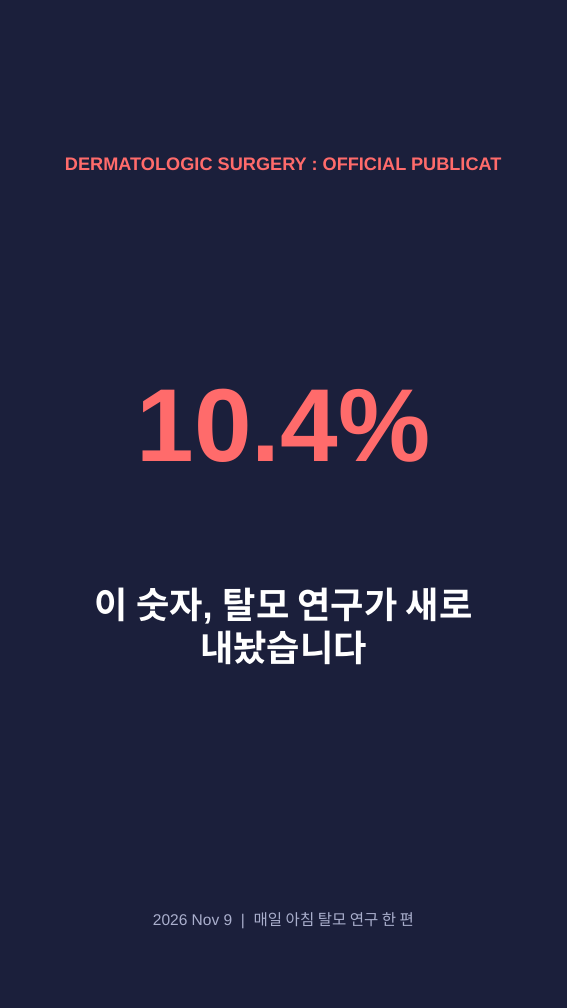
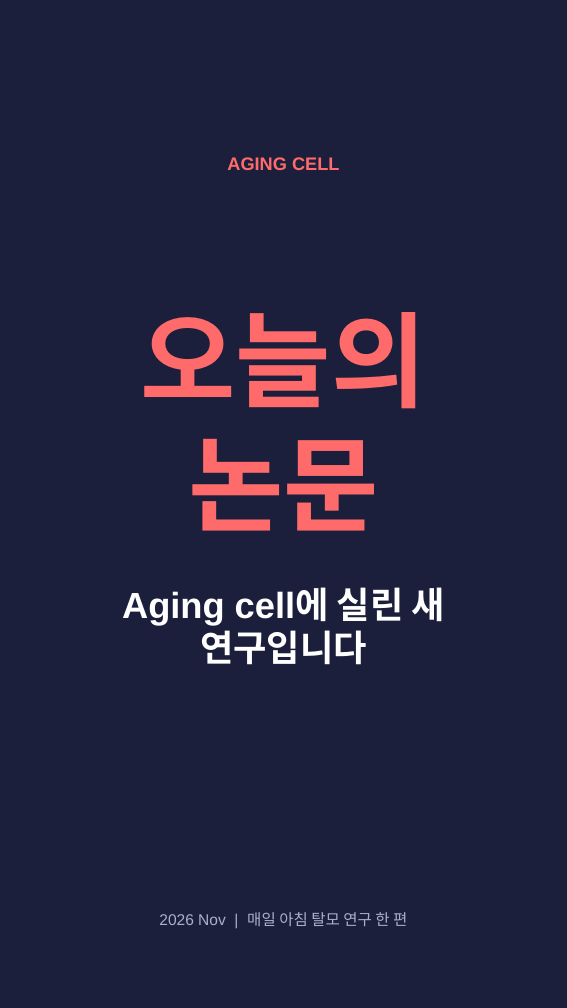
Before and after one commit to hyokang2010-BJ-ANTH/product-builder-test, a slide deck: slide 1 of pwa/data/latest/slides.pptx. Drawn at 567x1008 pixels with LibreOffice and Linux fonts; fonts in the diff are those of the drawing. Boxes give left, top, right and bottom in pixels: in the first picture for what was removed or moved away, otherwise in the second. Text is boxed around its words. In the diff, an @@ line names an element or a change of style, - is before the commit and + after.

```diff
--- a/pwa/data/latest/slides.pptx
+++ b/pwa/data/latest/slides.pptx
@@ text at [227, 157, 339, 170]: text changed @@
-DERMATOLOGIC SURGERY : OFFICIAL PUBLICAT
+AGING CELL
@@ text at [140, 312, 426, 531]: text changed @@
-10.4%
+오늘의 논문
@@ text at [122, 587, 445, 665]: text changed @@
-이 숫자, 탈모 연구가 새로 내놨습니다
+Aging cell에 실린 새 연구입니다
@@ text at [159, 912, 407, 926]: text changed @@
-2026 Nov 9 | 매일 아침 탈모 연구 한 편
+2026 Nov | 매일 아침 탈모 연구 한 편
```
Also in this commit, not shown: 1 other slide changed, 5 slides added, 6 slides removed, 26 other files.
